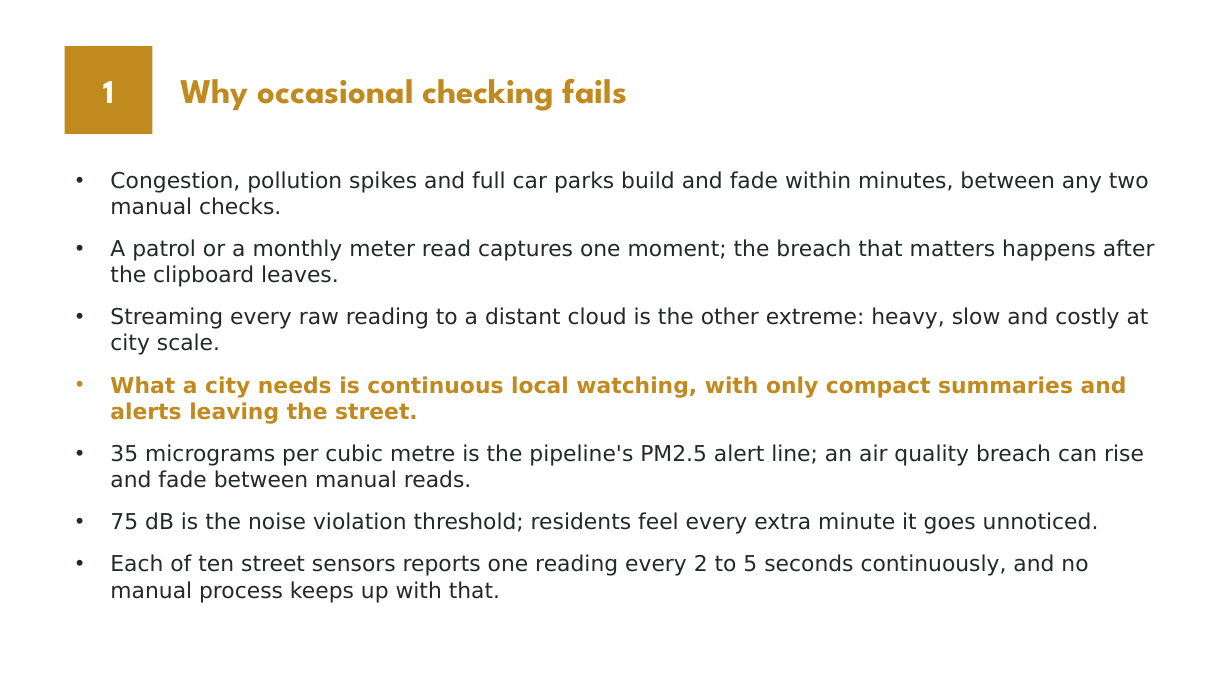
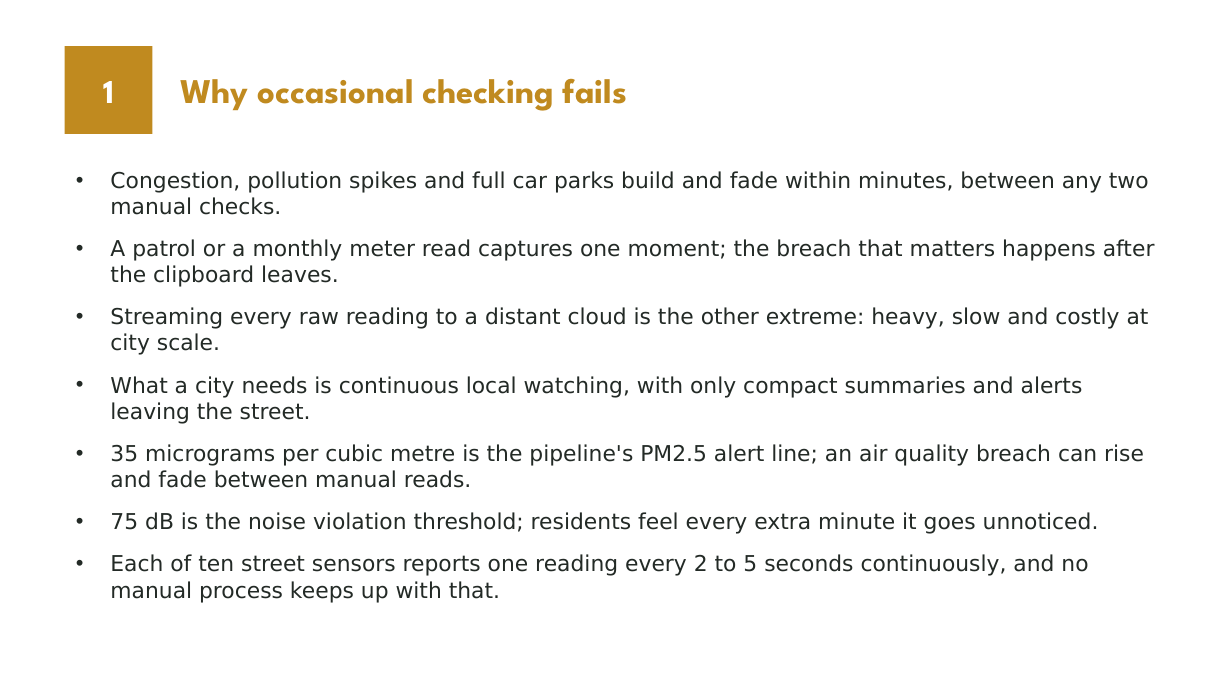
Before and after one commit to valletivarish/FEC_version_2, a slide deck: slide 2 of ppt/X25100963_smart-city-monitoring.pptx. Drawn at 1232x693 pixels with LibreOffice and Linux fonts; fonts in the diff are those of the drawing. Boxes give left, top, right and bottom in pixels: in the first picture for what was removed or moved away, otherwise in the second. Text is boxed around its words. In the diff, an @@ line names an element or a change of style, - is before the commit and + after.

Commit message:
Remove highlighted (bold accent-coloured) bullet text from project 04 deck; all bullets plain

```diff
--- a/ppt/X25100963_smart-city-monitoring.pptx
+++ b/ppt/X25100963_smart-city-monitoring.pptx
@@ text at bbox=[110, 376, 1083, 424]: text colour #C08A1F to #232A26, bold off in "What a city needs is continuous local ..." @@
```
Also in this commit, not shown: 4 other slides changed.
